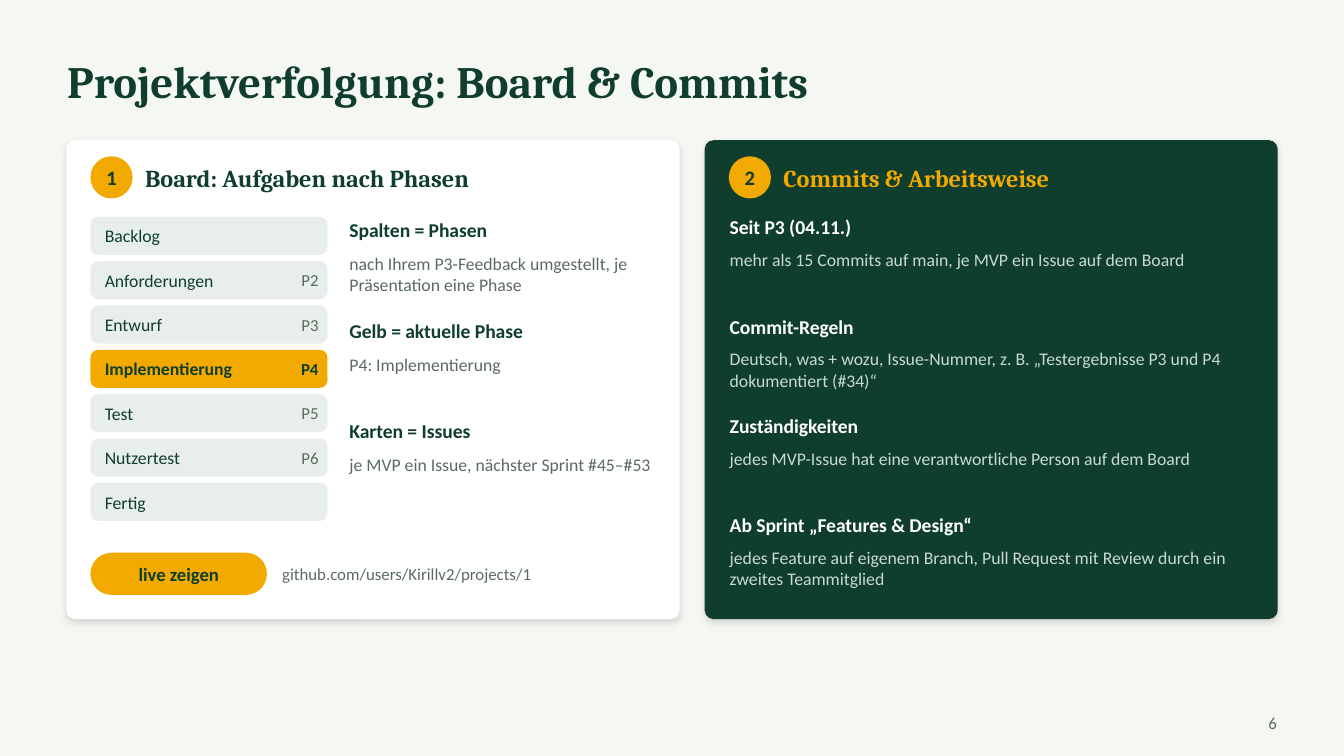
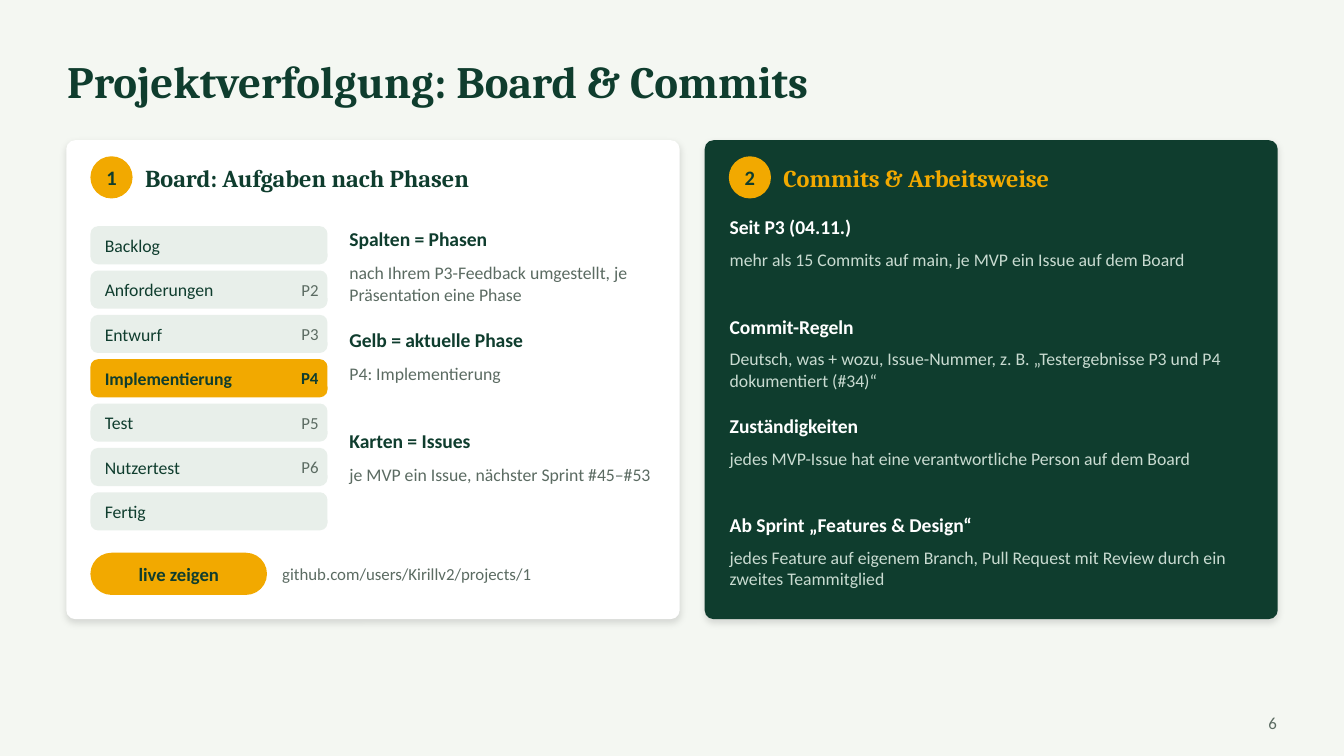
Before and after one commit to squadhq-team/squadhq-team, a slide deck: slide 6 of docs/praesentation/p4/SquadHQ_P4.pptx. Drawn at 1344x756 pixels with LibreOffice and Linux fonts; fonts in the diff are those of the drawing. Boxes give left, top, right and bottom in pixels: in the first picture for what was removed or moved away, otherwise in the second. Text is boxed around its words. In the diff, an @@ line names an element or a change of style, - is before the commit and + after.

```diff
--- a/docs/praesentation/p4/SquadHQ_P4.pptx
+++ b/docs/praesentation/p4/SquadHQ_P4.pptx
@@ 18 texts, 7 rounded rectangles: place and size @@
-18 texts, 7 rounded rectangles at <box>91,218,650,520</box>
+18 texts, 7 rounded rectangles at <box>91,227,650,530</box>
```
Also in this commit, not shown: 6 other slides changed, 1 other file.
